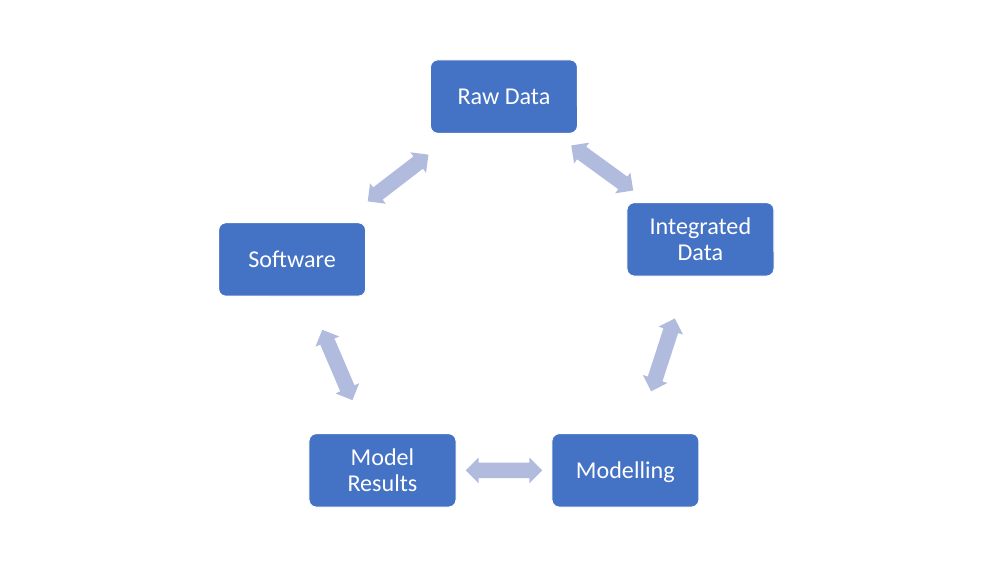
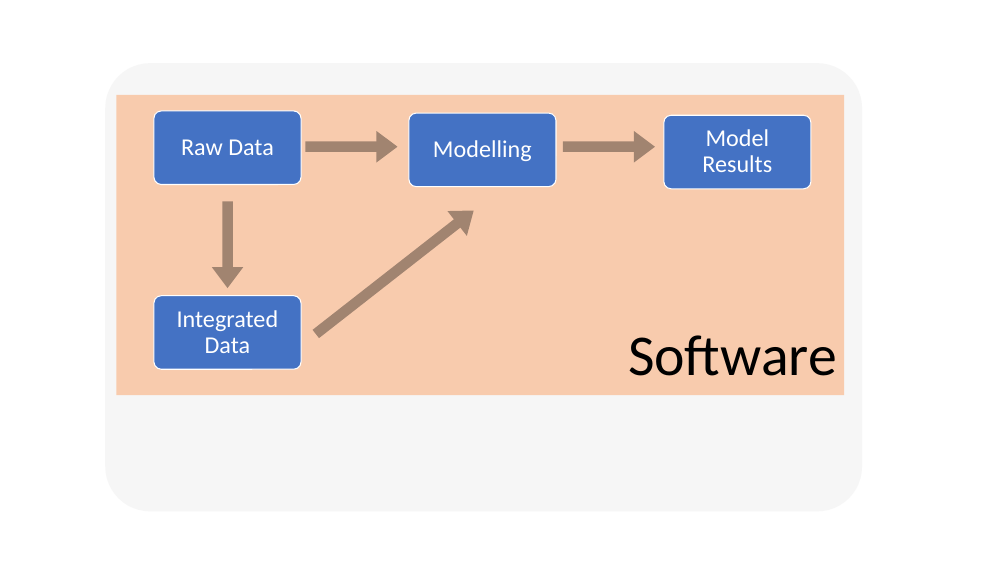
Before and after one commit to trashbirdecology/presentations, a slide deck: slide 4 of uflorida2019/images/data_flow.pptx (slide 1 before the commit). Drawn at 1008x567 pixels with LibreOffice and Linux fonts; fonts in the diff are those of the drawing. Boxes give left, top, right and bottom in pixels: in the first picture for what was removed or moved away, otherwise in the second. Text is boxed around its words. In the diff, an @@ line names an element or a change of style, - is before the commit and + after.

```diff
--- a/uflorida2019/images/data_flow.pptx
+++ b/uflorida2019/images/data_flow.pptx
@@ rounded rectangle added at (x1=105, y1=64, x2=862, y2=512), fill #E7E6E6 at 34% opacity @@
@@ rectangle "Software" resized from (x1=248, y1=250, x2=335, y2=267) to (x1=116, y1=95, x2=845, y2=395) @@
@@ rectangle "Software" at (x1=116, y1=95, x2=845, y2=395): size 23 to 55 pt, text colour #FFFFFF to #000000; alignment centre to right; more space between paragraphs; vertical alignment middle to bottom; fill none to #F8CBAD @@
@@ rounded rectangle moved from (x1=552, y1=434, x2=699, y2=507) to (x1=154, y1=111, x2=302, y2=185) @@
@@ text "Raw Data" moved from (x1=458, y1=88, x2=551, y2=104) to (x1=181, y1=139, x2=274, y2=155) @@
@@ rounded rectangle moved from (x1=430, y1=60, x2=578, y2=133) to (x1=409, y1=113, x2=557, y2=187) @@
@@ text "Modelling" moved from (x1=576, y1=461, x2=675, y2=482) to (x1=433, y1=140, x2=532, y2=161) @@
@@ rounded rectangle moved from (x1=627, y1=203, x2=774, y2=276) to (x1=664, y1=115, x2=811, y2=188) @@
@@ text "Model Results" moved from (x1=348, y1=448, x2=418, y2=491) to (x1=702, y1=129, x2=772, y2=172) @@
@@ arrow added from (306, 147) to (398, 147), #000000 10 pt @@
@@ group removed at (x1=309, y1=135, x2=687, y2=507): 5 left right arrows, 1 rounded rectangle @@
@@ arrow added from (563, 147) to (655, 147), #000000 10 pt @@
@@ arrow added from (228, 201) to (228, 288), #000000 10 pt @@
@@ arrow added from (316, 334) to (474, 210), #000000 10 pt @@
@@ rounded rectangle moved from (x1=219, y1=223, x2=366, y2=296) to (x1=154, y1=296, x2=302, y2=369) @@
@@ text "Integrated Data" moved from (x1=650, y1=217, x2=752, y2=260) to (x1=177, y1=310, x2=279, y2=353) @@
```
Also in this commit, not shown: 2 other slides changed, 2 slides added, 1 slide removed, 10 other files.
